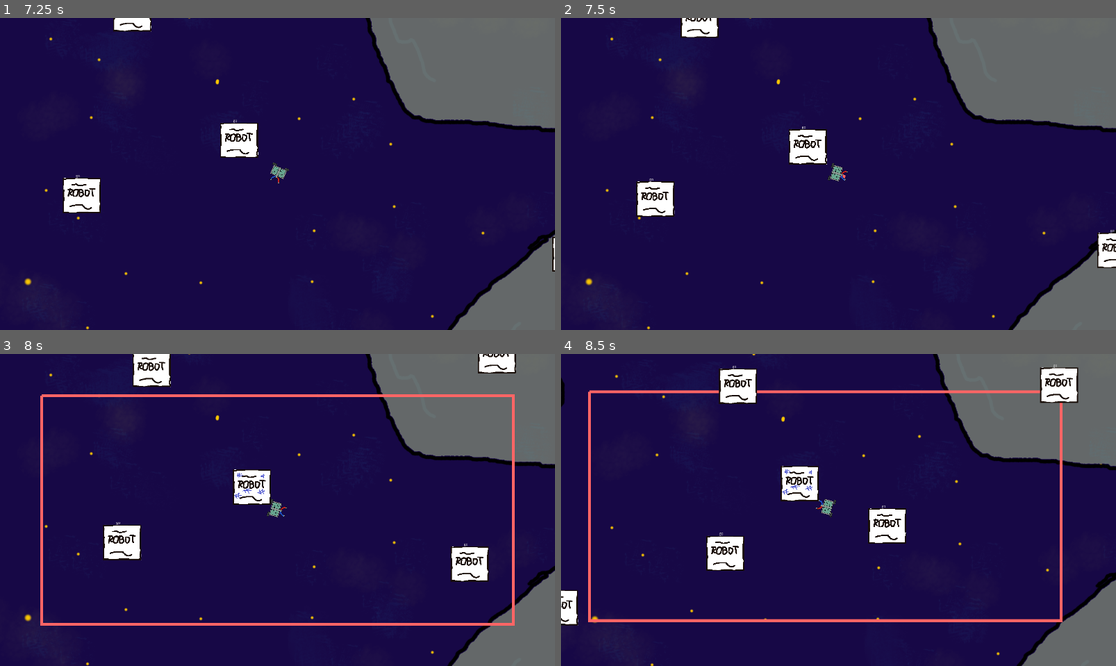
Above: before the commit, frames 1-4 (two rows, left to right).
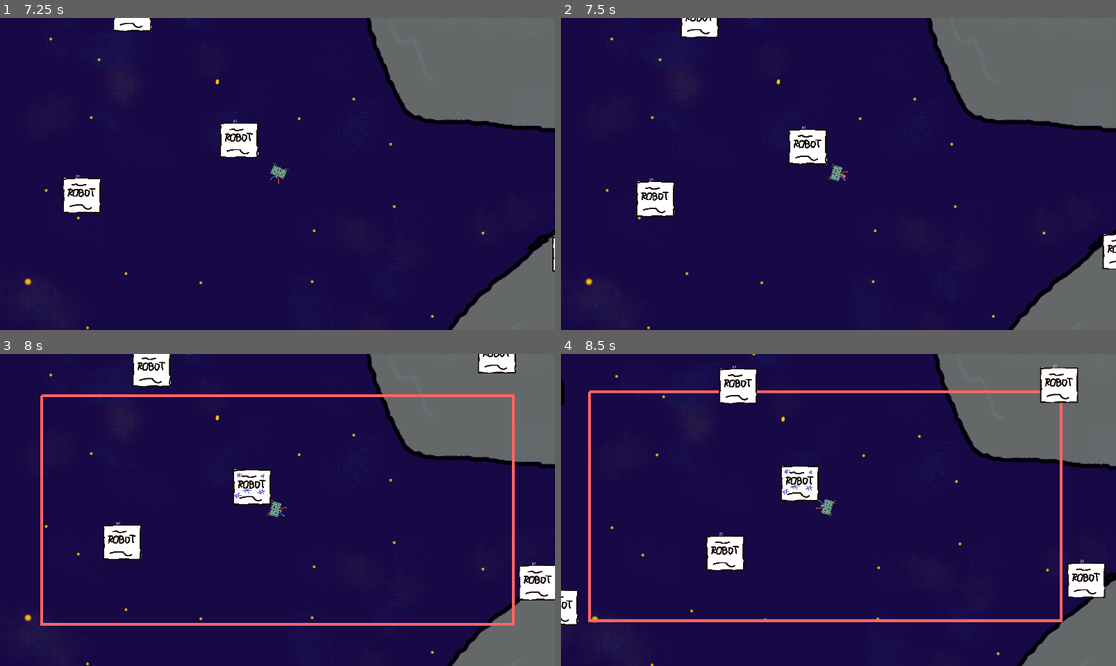
Above: after the commit, the same moments.

Repository: game-jam-team-gut/not-so-lonely
Game: Godot game, scene res://Space.tscn
The game is run twice, just before and just after one commit, with the same random seed, the same clock (stepped at 60 frames per second) and the same inputs.
Inputs (mouse positions are in pixels of both pictures, inside the frame that each line leads up to):
- Up to frame 1 (7.25 s): move the mouse to (249, 236) at 0.52 s; hold Right mouse button (m2) 0.53-1.28 s; move the mouse to (444, 220) at 1.27 s; click (444, 220) at 1.35 s; right-click (444, 220) at 1.55 s; move the mouse to (111, 127) at 2.02 s; hold Right mouse button (m2) 2.03-2.78 s; move the mouse to (305, 174) at 2.77 s; right-click (305, 174) at 2.85 s; move the mouse to (194, 96) at 3.52 s; press the mouse at (194, 96) at 3.53 s; right-click (194, 96) at 3.8 s; move the mouse to (399, 158) at 4.27 s; release the mouse at (399, 158) at 4.28 s; right-click (399, 158) at 4.35 s; move the mouse to (166, 189) at 5.02 s; hold Right mouse button (m2) 5.03-5.78 s; move the mouse to (333, 105) at 5.77 s; click (333, 105) at 5.85 s; right-click (333, 105) at 6.05 s; move the mouse to (249, 236) at 6.52 s; hold Right mouse button (m2) from 6.53 s (still down)
- Up to frame 2 (7.5 s): move the mouse to (1005, 220) at 7.27 s; release Right mouse button (m2) at 7.28 s; right-click (1005, 220) at 7.35 s
- Up to frame 3 (8 s): no input
- Up to frame 4 (8.5 s): move the mouse to (672, 463) at 8.02 s; press the mouse at (672, 463) at 8.03 s; right-click (672, 463) at 8.3 s

Frame 1 is identical in both runs. In frame 2, 0.3% of the frame differs, in the area x 96-100%, y 67-81%; in frame 3, 1.5%; in frame 4, 1.6%, in the area x 55-99%, y 48-79%.

Commit message:
Magnetic Field scaling

Diff:
--- a/Space/Barney/Barney.gd
+++ b/Space/Barney/Barney.gd
@@ -28,7 +28,7 @@
 	var xChange = 10.0
 
 	if Input.is_action_pressed("m2"):
-		if collisionShape2D.position.x < get_viewport().size.x / 2.5:
+		if collisionShape2D.position.x < get_viewport().size.x * 0.25 * get_node("Camera2D").zoom.x:
 			collisionShape2D.shape.extents.x += xChange
 			collisionShape2D.position.x += xChange
 	else:
--- a/Space/Barney/CameraControl.gd
+++ b/Space/Barney/CameraControl.gd
@@ -6,6 +6,7 @@
 var zoom_out_treshold = 0.85
 onready var line = get_node("Line2D")# remove for final build
 var debug_line = true
+var viewport_size_quarter
 
 func _ready():
 	line.set_visible(debug_line)
@@ -27,7 +28,7 @@
 	_on_Barney_robot_sticked(Vector2.ZERO) # remove for final build
 
 func _on_Barney_robot_sticked(pos):
-	var viewport_size_quarter = get_viewport().size * 0.5 * zoom
+	viewport_size_quarter = get_viewport().size * 0.5 * zoom
 	var offset = viewport_size_quarter.x * (1 - zoom_out_treshold)
 	viewport_size_quarter -= Vector2(offset, offset)
 
